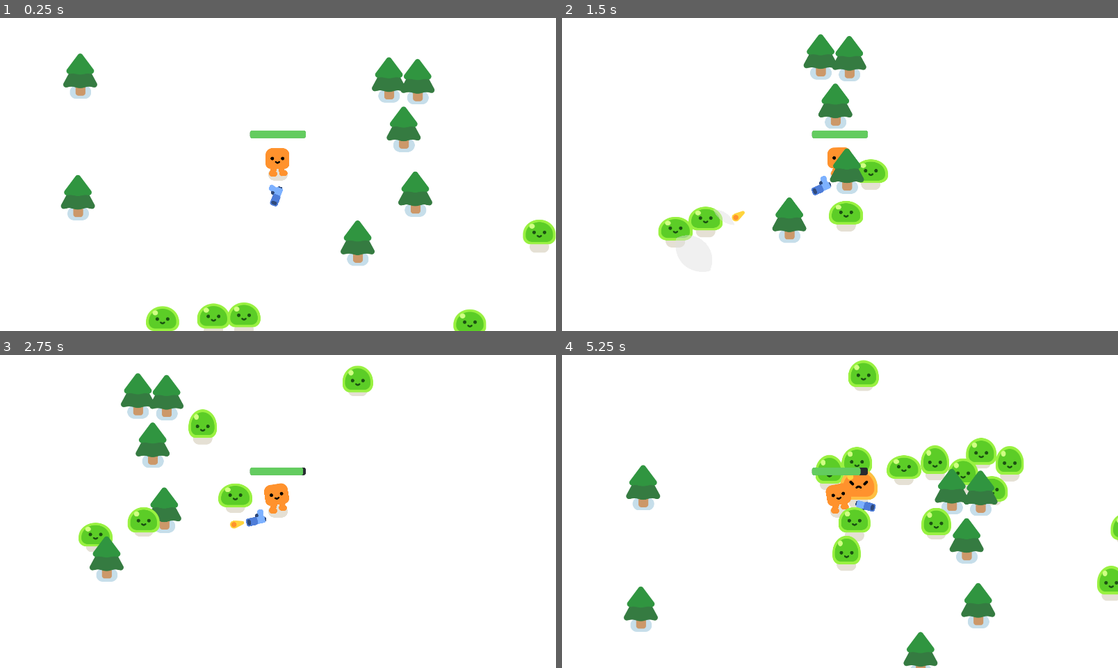
Above: before the commit, frames 1-4 (two rows, left to right).
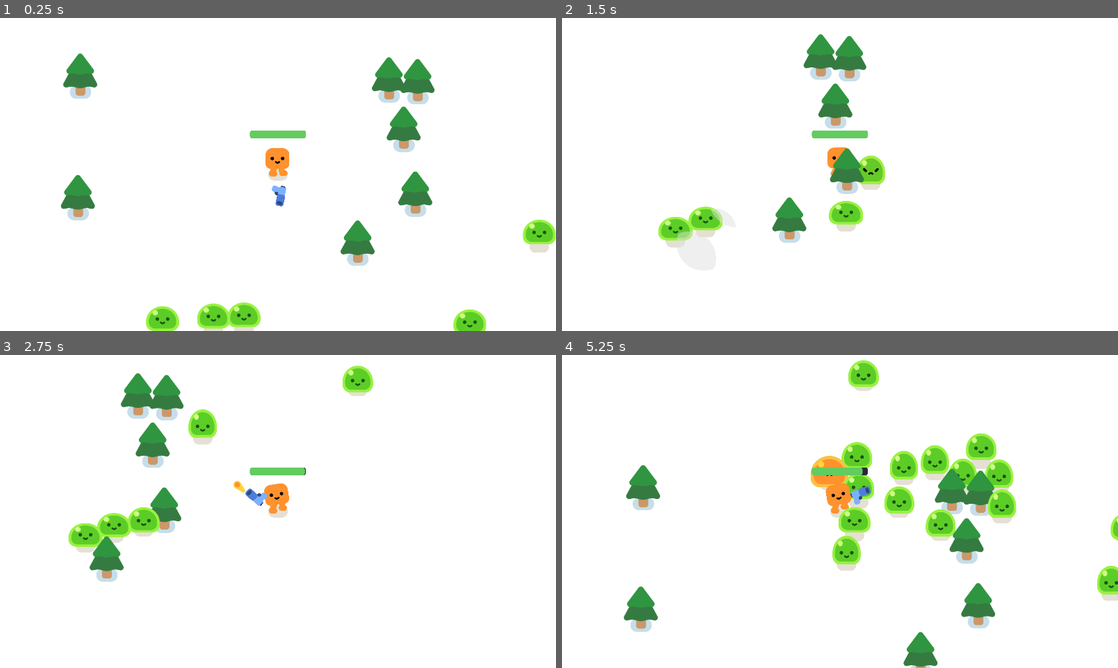
Above: after the commit, the same moments.

Repository: nickbmeisner/Vampire-Survivor-Style-Game
Game: Godot game, scene res://survivors_game.tscn
Same seed, same stepped clock (60 frames per second), same inputs: the game is played once before the commit and once after it.
Inputs:
- Up to frame 1 (0.25 s): no input
- Up to frame 2 (1.5 s): hold D (move_right) 0.53-1.28 s; hold S (move_down) from 1.28 s (still down)
- Up to frame 3 (2.75 s): release S (move_down) at 2.03 s; hold D (move_right) from 2.03 s (still down)
- Up to frame 4 (5.25 s): release D (move_right) at 2.78 s; hold W (move_up) 2.78-3.53 s; hold A (move_left) 3.53-5.03 s; hold S (move_down) from 5.03 s (still down)

The runs differ from the first frame. In frame 1, 0.1% of the frame differs, in the area x 48-52%, y 53-61%; in frame 2, 0.4%; in frame 3, 1.4%; in frame 4, 3.5%, in the area x 44-84%, y 24-60%.

Commit message:
Updated the gun to lock onto the nearest enemy

Diff:
--- a/gun.gd
+++ b/gun.gd
@@ -4,6 +4,10 @@
 	var enemies_in_range = get_overlapping_bodies()
 	if enemies_in_range.size() > 0:
 		var target_enemy = enemies_in_range[0]
+		var player = get_node("../HappyBoo")
+		for enemy in enemies_in_range:
+			if (player.global_position - enemy.global_position).length() < (player.global_position - target_enemy.global_position).length():
+				target_enemy = enemy
 		look_at(target_enemy.global_position)
 
 func shoot():
